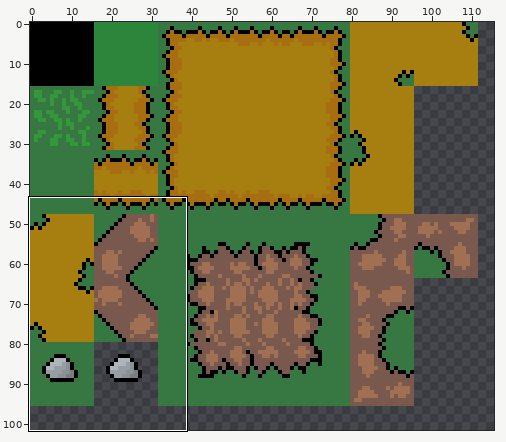
Edited in one commit: pixel-art file (TileSets/OutDoor/tlset_OutDoor.aseprite). The first picture is a wide view before the edit; the outline marks the close-up.
Close-up. The starting point:
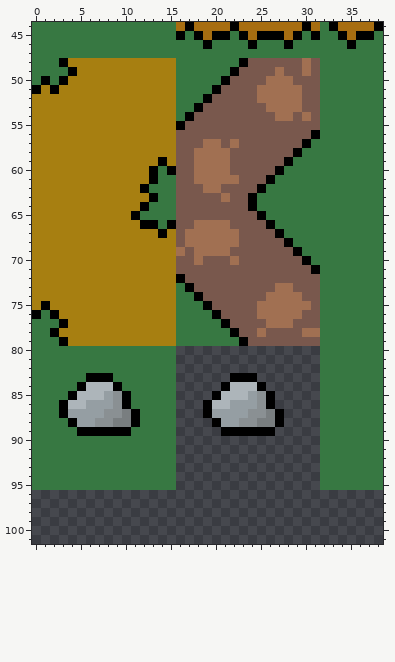
240x160 pixels, 1 frame. Shown: x 0..38, y 44..101. The wide view leaves out empty margins.
After the commit:
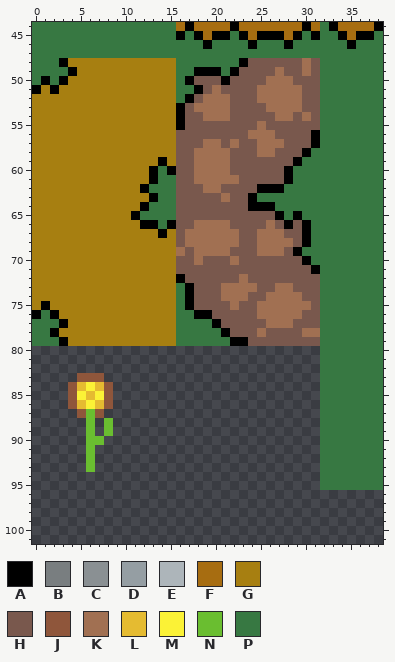
Palette (. is transparent): A #000000  B #797e80  C #8a9093  D #959ea3  E #adb5ba  F #a76d11  G #a77f11  H #79584d  J #8f563b  K #a17052  L #e5bb31  M #fbf236  N #6abe30  P #377842
From old to new:
y 49: x 18..20 PPP -> AAA
y 50: x 17..20 PPPP -> AHHH
y 51: x 18..20 PPA -> AHK
y 52: x 17..21 PPAHH -> AHKKK
y 53: x 16..21 PPAHHH -> AHKKKK
y 54: x 16..17 PA -> AH; x 19..21 HHH -> KKK
y 55: x 25 H -> K
y 56: x 24..26 HHH -> KKK
y 57: x 25..27 HHH -> KKK; x 30..31 AP -> HA
y 58: x 25..26 HH -> KK; x 29..30 AP -> HA
y 59: x 28..29 AP -> HA
y 60: x 27..28 AP -> HA
y 61: x 26..28 APP -> HHA
y 62: x 26..27 PP -> AA
y 64: x 25..26 PP -> AA
y 65: x 25..27 APP -> HHA; x 29 P -> A
y 66: x 26..30 APPPP -> KHAHA
y 67: x 25..30 HHAPPP -> KKKHHA
y 68: x 25..30 HHHAPP -> KKKKHA
y 69: x 25..27 HHH -> KKK
y 72: x 23 H -> K
y 73: x 21..24 HHHH -> KKKK
y 74: x 17..18 PA -> AH; x 21..23 HHH -> KKK
y 75: x 17..19 PPA -> AHH; x 22 H -> K
y 76: x 18..20 PPA -> AAH
y 77: x 20..21 PA -> AH
y 78: x 21..22 PA -> AH
y 79: x 22 P -> A
y 80..82: x 0..15 PPPPPPPPPPPPPPPP -> ................
y 83: x 0..15 PPPPPPAAAPPPPPPP -> .....JJJ........; x 22..24 AAA -> ...
y 84: x 0..15 PPPPPAEEEAPPPPPP -> ....JLMLJ.......; x 21..25 AEEEA -> .....
y 85: x 0..15 PPPPAEEEDCAPPPPP -> ....JMLMJ.......; x 20..26 AEEEDCA -> .......
y 86: x 0..15 PPPAEEDDDCAPPPPP -> ....JLMLJ.......; x 19..26 AEEDDDCA -> ........
y 87: x 0..15 PPPADDDDCCBAPPPP -> .....JNJ........; x 19..27 ADDDDCCBA -> .........
y 88: x 0..15 PPPPADDCCBBAPPPP -> ......N.N.......; x 20..27 ADDCCBBA -> ........
y 89: x 0..15 PPPPPAAAAAAPPPPP -> ......N.N.......; x 21..26 AAAAAA -> ......
y 90: x 0..15 PPPPPPPPPPPPPPPP -> ......NN........
y 91..93: x 0..15 PPPPPPPPPPPPPPPP -> ......N.........
y 94..95: x 0..15 PPPPPPPPPPPPPPPP -> ................
Pixel boxes of the changes (left, top, right, bottom) in both close-ups:
changed: (32, 67, 320, 490)
